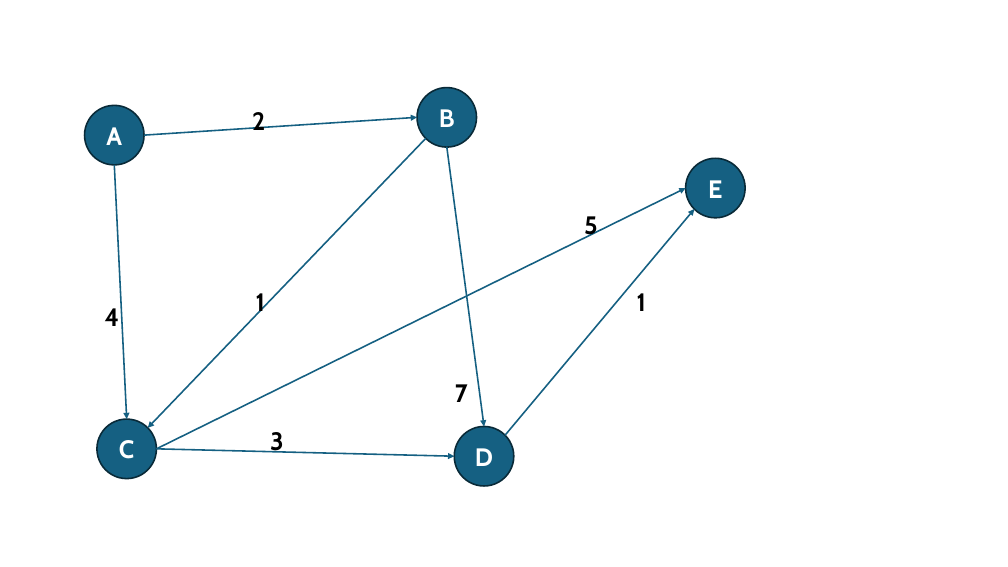
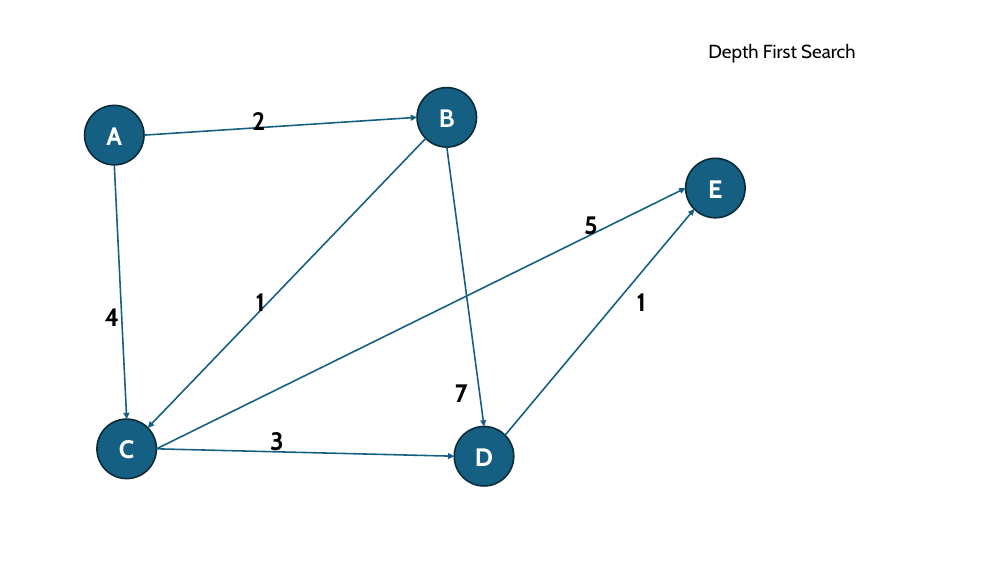
Before and after one commit to SunilGorantla/QT_Batch_0011, a slide deck: slide 4 of DSA/graphs.pptx (slide 3 before the commit). Drawn at 1008x567 pixels with LibreOffice and Linux fonts; fonts in the diff are those of the drawing. Boxes give left, top, right and bottom in pixels: in the first picture for what was removed or moved away, otherwise in the second. Text is boxed around its words. In the diff, an @@ line names an element or a change of style, - is before the commit and + after.

```diff
--- a/DSA/graphs.pptx
+++ b/DSA/graphs.pptx
@@ text added at <box>708,43,855,63</box>, 18 pt, text #000000 @@
+Depth First Search
```
Also in this commit, not shown: 1 other slide changed, 2 slides added, 1 slide removed, 2 other files.
